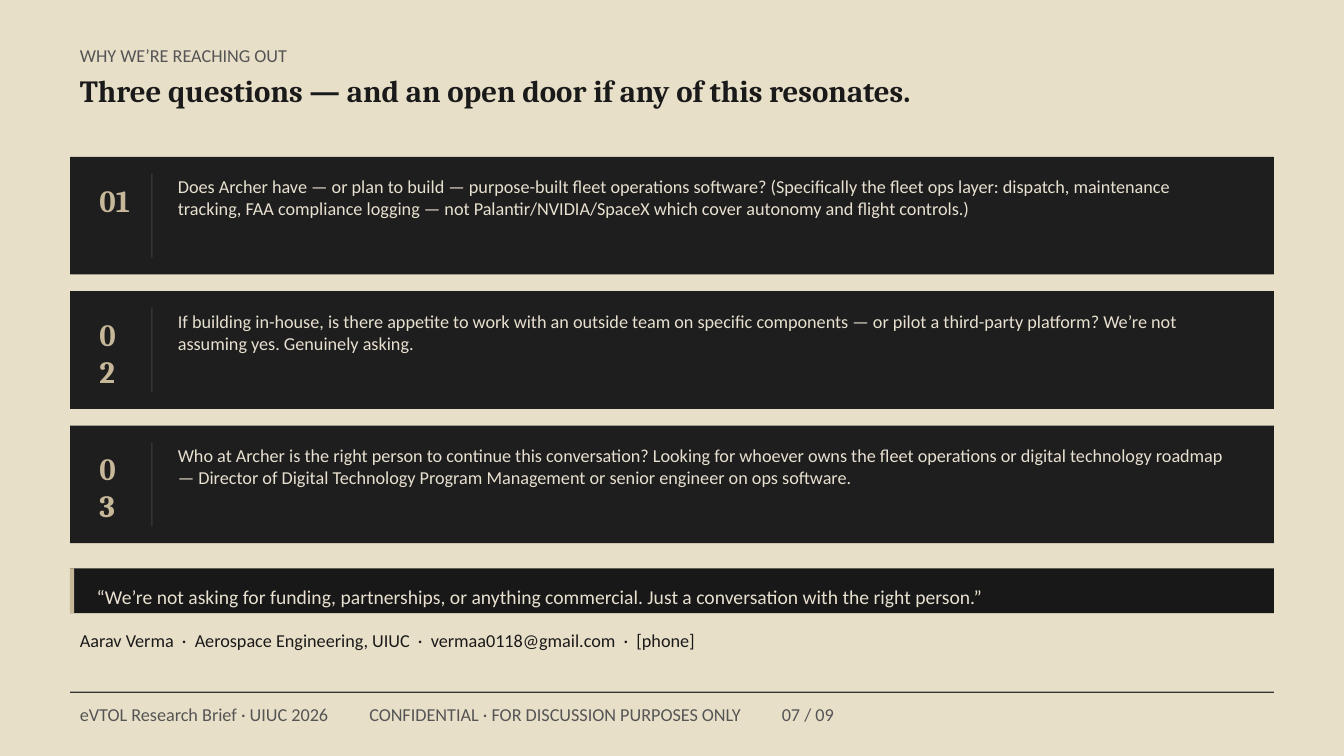
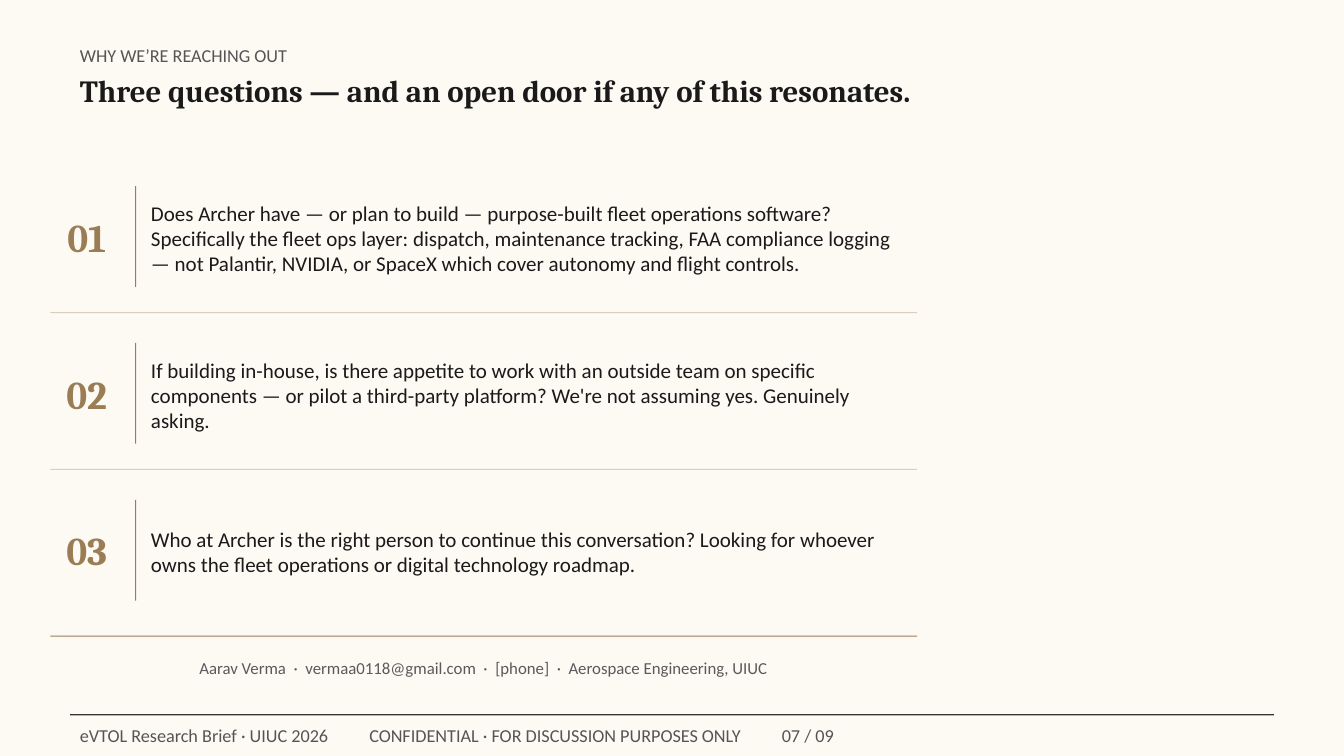
Before and after one commit to Verma0118/volant, a slide deck: slide 7 of Product/StartupPitchDeck.pptx. Drawn at 1344x756 pixels with LibreOffice and Linux fonts; fonts in the diff are those of the drawing. Boxes give left, top, right and bottom in pixels: in the first picture for what was removed or moved away, otherwise in the second. Text is boxed around its words. In the diff, an @@ line names an element or a change of style, - is before the commit and + after.

```diff
--- a/Product/StartupPitchDeck.pptx
+++ b/Product/StartupPitchDeck.pptx
@@ background #E8DFC8 to #FDFAF4 @@
@@ rectangle removed at box(70, 157, 1273, 275) @@
@@ text "01": place and size @@
-text "01" at box(99, 191, 129, 212)
+text "01" at box(67, 225, 106, 252)
@@ rectangle: place and size @@
-rectangle at box(151, 173, 152, 257)
+rectangle at box(135, 187, 136, 287)
@@ text at box(151, 206, 890, 275): text changed; size 13 to 15 pt; text colour #E8E0D0 to #1A1A1A @@
-Does Archer have — or plan to build — purpose-built fleet operations software? (Specifically the fleet ops layer: dispatch, maintenance tracking, FAA compliance logging — not Palantir/NVIDIA/SpaceX which cover autonomy and flight controls.)
+Does Archer have — or plan to build — purpose-built fleet operations software? Specifically the fleet ops layer: dispatch, maintenance tracking, FAA compliance logging — not Palantir, NVIDIA, or SpaceX which cover autonomy and flight controls.
@@ rectangle removed at box(70, 291, 1273, 409) @@
@@ rectangle added at box(50, 313, 918, 314), fill #D8CFC0 @@
@@ text "02": place and size @@
-text "02" at box(90, 311, 140, 361)
+text "02" at box(66, 382, 107, 409)
@@ rectangle: place and size @@
-rectangle at box(151, 309, 152, 392)
+rectangle at box(135, 343, 136, 444)
@@ text at box(151, 363, 849, 432): text changed; size 13 to 15 pt; text colour #E8E0D0 to #1A1A1A @@
-If building in-house, is there appetite to work with an outside team on specific components — or pilot a third-party platform? We’re not assuming yes. Genuinely asking.
+If building in-house, is there appetite to work with an outside team on specific components — or pilot a third-party platform? We're not assuming yes. Genuinely asking.
@@ rectangle removed at box(70, 425, 1273, 543) @@
@@ rectangle added at box(50, 469, 918, 470), fill #D8CFC0 @@
@@ size 22 to 28 pt, text colour #C8B89A to #9A7D55; alignment left to centre; vertical alignment top to middle in 3 elements at box(67, 225, 106, 252), box(66, 382, 107, 409), box(66, 538, 107, 566) @@
@@ text "03": place and size @@
-text "03" at box(90, 446, 140, 496)
+text "03" at box(66, 538, 107, 566)
@@ fill #333333 to #9A7D55 in 3 elements at box(135, 187, 136, 287), box(135, 343, 136, 444), box(135, 500, 136, 601) @@
@@ rectangle: place and size @@
-rectangle at box(151, 443, 152, 526)
+rectangle at box(135, 500, 136, 601)
@@ text at box(151, 532, 874, 576): text changed; size 13 to 15 pt; text colour #E8E0D0 to #1A1A1A @@
-Who at Archer is the right person to continue this conversation? Looking for whoever owns the fleet operations or digital technology roadmap — Director of Digital Technology Program Management or senior engineer on ops software.
+Who at Archer is the right person to continue this conversation? Looking for whoever owns the fleet operations or digital technology roadmap.
@@ rectangle removed at box(70, 569, 1273, 613) @@
@@ rectangle removed at box(70, 569, 74, 613) @@
@@ text removed at box(97, 590, 982, 608) @@
-“We’re not asking for funding, partnerships, or anything commercial. Just a conversation with the right person.”
@@ vertical alignment top to middle in 4 elements at box(151, 206, 890, 275), box(151, 363, 849, 432), box(151, 532, 874, 576), box(199, 662, 767, 677) @@
@@ rectangle added at box(50, 636, 918, 637), fill #9A7D55 @@
@@ text at box(199, 662, 767, 677): text changed; size 13 to 12 pt; text colour #1A1A1A to #5A5A5A @@
-Aarav Verma · Aerospace Engineering, UIUC · vermaa0118@gmail.com · [phone]
+Aarav Verma · vermaa0118@gmail.com · [phone] · Aerospace Engineering, UIUC
@@ rectangle: place and size @@
-rectangle at box(70, 692, 1273, 693)
+rectangle at box(70, 714, 1273, 715)
@@ text "eVTOL Research Brief · UIUC ...": place and size @@
-text "eVTOL Research Brief · UIUC ..." at box(80, 708, 833, 721)
+text "eVTOL Research Brief · UIUC ..." at box(80, 729, 833, 742)
```
Also in this commit, not shown: 8 other slides changed, 4 other files.
